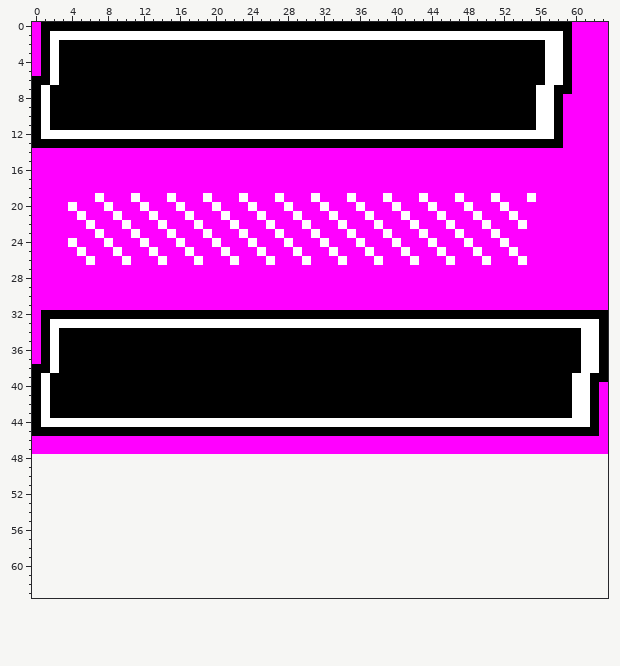
One commit to this pixel-art sprite: graphics/hud/hud_command.png. The picture above is the old version.
The file is 64x48 pixels. The old version is drawn lined up with the new one, on the new canvas.
Once edited:
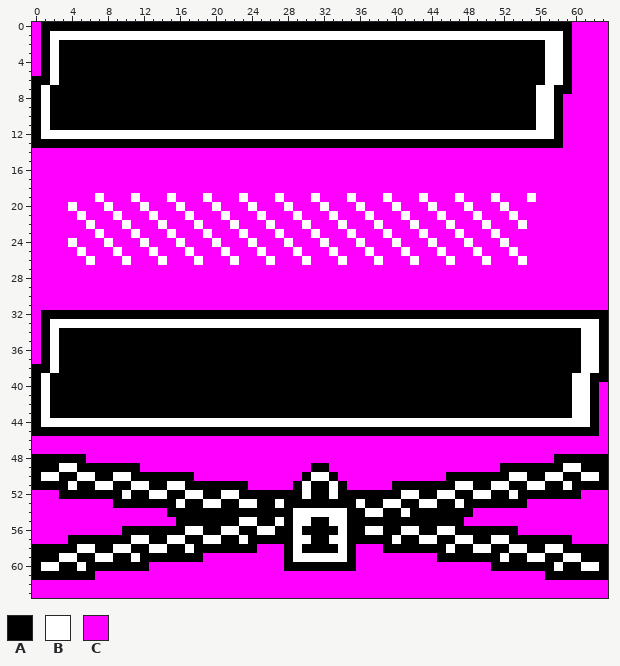
Palette (. is transparent): A #000000  B #ffffff  C #ff00ff
Commit message: Unusable action will now have an 'X' drawn over them.
What changed:
canvas 64x48 -> 64x64
y 48: x 0..63 ................................................................ -> AAAAAACCCCCCCCCCCCCCCCCCCCCCCCCCCCCCCCCCCCCCCCCCCCCCCCCCCCAAAAAA
y 49: x 0..63 ................................................................ -> AAABBAAAAAAACCCCCCCCCCCCCCCCCCCAACCCCCCCCCCCCCCCCCCCAAAAAAABBAAA
y 50: x 0..63 ................................................................ -> ABBAABBAABBAAAAAAACCCCCCCCCCCCABBACCCCCCCCCCCCAAAAAAABBAABBAABBA
y 51: x 0..63 ................................................................ -> AAAABAABBAABBAABBAAAAAAACCCCCABAABACCCCCAAAAAAABBAABBAABBAABAAAA
y 52: x 0..63 ................................................................ -> CCCAAAAAAABAABBAABBAABBAAAAAAABAABAAAAAAABBAABBAABBAABAAAAAAACCC
y 53: x 0..63 ................................................................ -> CCCCCCCCCAAAAAAABAABBAABBAABAAAAAAAABAABBAABBAABAAAAAAACCCCCCCCC
y 54: x 0..63 ................................................................ -> CCCCCCCCCCCCCCCAAAAAAAAAAAAAABBBBBBAABBAABAAAAAAACCCCCCCCCCCCCCC
y 55: x 0..63 ................................................................ -> CCCCCCCCCCCCCCCCAAAAAAABBAABABBAABBAAAAAAAAAAAAACCCCCCCCCCCCCCCC
y 56: x 0..63 ................................................................ -> CCCCCCCCCCAAAAAAABBAABBAABBAABAAAABAABBAABBAABBAAAAAAACCCCCCCCCC
y 57: x 0..63 ................................................................ -> CCCCAAAAAAABBAABBAABBAABAAAAABBAABBAAAAABAABBAABBAABBAAAAAAACCCC
y 58: x 0..63 ................................................................ -> AAAAABBAABBAABBAABAAAAAAACCCABAAAABACCCAAAAAAABAABBAABBAABBAAAAA
y 59: x 0..63 ................................................................ -> AAABBAABBAABAAAAAAACCCCCCCCCABBBBBBACCCCCCCCCAAAAAAABAABBAABBAAA
y 60: x 0..63 ................................................................ -> ABBAABAAAAAAACCCCCCCCCCCCCCCAAAAAAAACCCCCCCCCCCCCCCAAAAAAABAABBA
y 61: x 0..63 ................................................................ -> AAAAAAACCCCCCCCCCCCCCCCCCCCCCCCCCCCCCCCCCCCCCCCCCCCCCCCCCAAAAAAA
y 62..63: x 0..63 ................................................................ -> CCCCCCCCCCCCCCCCCCCCCCCCCCCCCCCCCCCCCCCCCCCCCCCCCCCCCCCCCCCCCCCC
Boxes around the changes in both pictures, in picture pixels (x1, y1, x2, y2):
added: (32, 454, 608, 598)
